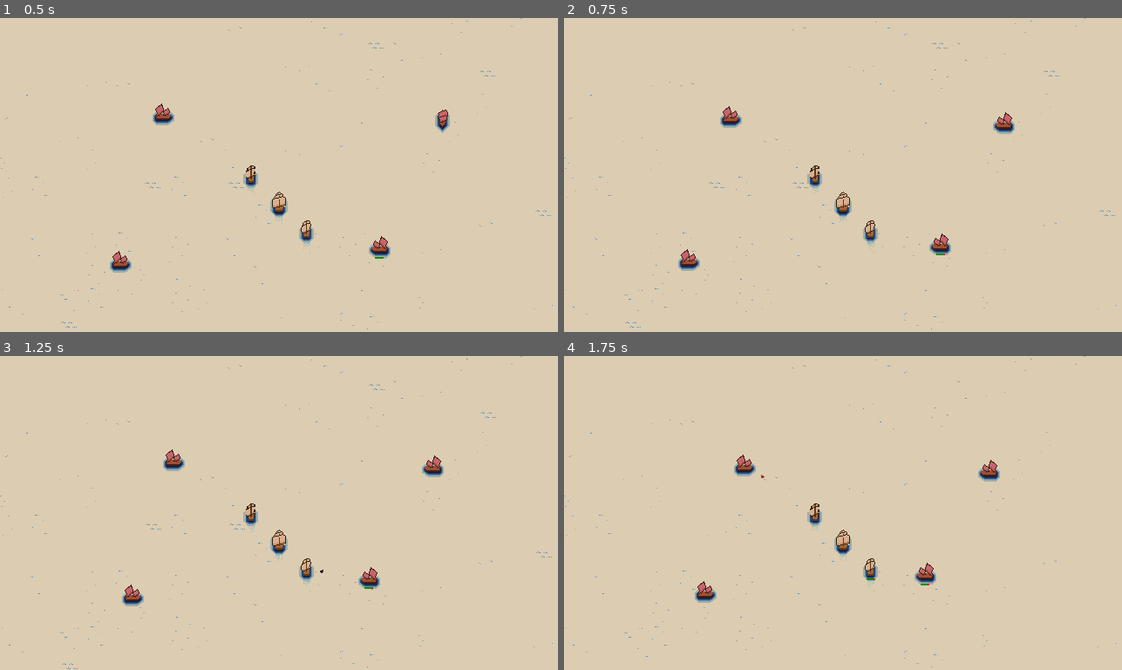
Above: before the commit, frames 1-4 (two rows, left to right).
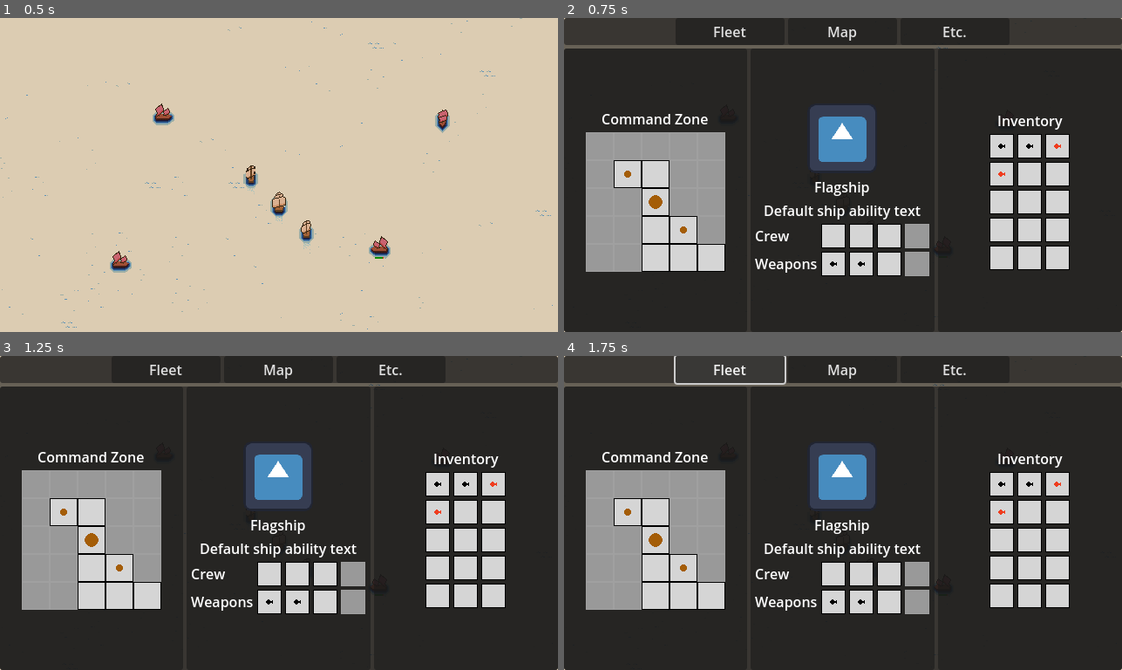
Above: after the commit, the same moments.

Repository: TDQ2/project-armada
Game: Godot game, scene res://scenes/world/world.tscn
Same seed, same stepped clock (60 frames per second), same inputs: the game is played once before the commit and once after it. The engine's default icon, where the game draws it, is replaced by a stand-in: a white triangle on a blue panel in a dark square.
Inputs (mouse positions are in pixels of both pictures, inside the frame that each line leads up to):
- Up to frame 1 (0.5 s): no input
- Up to frame 2 (0.75 s): move the mouse to (965, 159) at 0.52 s; hold F (fleet, bound only after the commit) from 0.53 s (still down)
- Up to frame 3 (1.25 s): keep holding F (fleet, bound only after the commit)
- Up to frame 4 (1.75 s): release F (fleet, bound only after the commit) at 1.25 s; click (731, 368) at 1.25 s, where only the run after the commit has a clickable "Fleet"

Frame 1 is identical in both runs. In frame 2, 100% of the frame differs, in the area x 0-100%, y 0-100%; in frame 3, 100%; in frame 4, 100%.

Commit message:
map basics

Diff:
--- a/project.godot
+++ b/project.godot
@@ -37,18 +37,6 @@
 
 [input]
 
-left={
-"deadzone": 0.2,
-"events": [Object(InputEventKey,"resource_local_to_scene":false,"resource_name":"","device":-1,"window_id":0,"alt_pressed":false,"shift_pressed":false,"ctrl_pressed":false,"meta_pressed":false,"pressed":false,"keycode":0,"physical_keycode":65,"key_label":0,"unicode":97,"location":0,"echo":false,"script":null)
-, Object(InputEventKey,"resource_local_to_scene":false,"resource_name":"","device":-1,"window_id":0,"alt_pressed":false,"shift_pressed":false,"ctrl_pressed":false,"meta_pressed":false,"pressed":false,"keycode":0,"physical_keycode":4194319,"key_label":0,"unicode":0,"location":0,"echo":false,"script":null)
-]
-}
-right={
-"deadzone": 0.2,
-"events": [Object(InputEventKey,"resource_local_to_scene":false,"resource_name":"","device":-1,"window_id":0,"alt_pressed":false,"shift_pressed":false,"ctrl_pressed":false,"meta_pressed":false,"pressed":false,"keycode":0,"physical_keycode":68,"key_label":0,"unicode":100,"location":0,"echo":false,"script":null)
-, Object(InputEventKey,"resource_local_to_scene":false,"resource_name":"","device":-1,"window_id":0,"alt_pressed":false,"shift_pressed":false,"ctrl_pressed":false,"meta_pressed":false,"pressed":false,"keycode":0,"physical_keycode":4194321,"key_label":0,"unicode":0,"location":0,"echo":false,"script":null)
-]
-}
 menu={
 "deadzone": 0.2,
 "events": [Object(InputEventKey,"resource_local_to_scene":false,"resource_name":"","device":-1,"window_id":0,"alt_press …(195 unchanged characters)…
@@ -57,6 +45,16 @@
 move_to={
 "deadzone": 0.2,
 "events": [Object(InputEventMouseButton,"resource_local_to_scene":false,"resource_name":"","device":-1,"window_id":0,"a …(258 unchanged characters)…
+]
+}
+map={
+"deadzone": 0.2,
+"events": [Object(InputEventKey,"resource_local_to_scene":false,"resource_name":"","device":-1,"window_id":0,"alt_pressed":false,"shift_pressed":false,"ctrl_pressed":false,"meta_pressed":false,"pressed":false,"keycode":0,"physical_keycode":77,"key_label":0,"unicode":109,"location":0,"echo":false,"script":null)
+]
+}
+fleet={
+"deadzone": 0.2,
+"events": [Object(InputEventKey,"resource_local_to_scene":false,"resource_name":"","device":-1,"window_id":0,"alt_pressed":false,"shift_pressed":false,"ctrl_pressed":false,"meta_pressed":false,"pressed":false,"keycode":0,"physical_keycode":70,"key_label":0,"unicode":102,"location":0,"echo":false,"script":null)
 ]
 }
 
--- a/scenes/ui/gameplay_ui.tscn
+++ b/scenes/ui/gameplay_ui.tscn
@@ -1,8 +1,9 @@
-[gd_scene load_steps=4 format=3 uid="uid://dptota7cno6we"]
+[gd_scene load_steps=5 format=3 uid="uid://dptota7cno6we"]
 
 [ext_resource type="PackedScene" uid="uid://b5w1bkvhl2j0a" path="res://scenes/ui/top_nav_panel.tscn" id="1_ewtaj"]
 [ext_resource type="Script" uid="uid://dk5tgevv2ryu6" path="res://scripts/ui/gameplay_ui.gd" id="1_soafi"]
 [ext_resource type="PackedScene" uid="uid://c0yb16mbfpmqf" path="res://scenes/ui/fleet_management/fleet_manager_ui.tscn" id="2_nk0qe"]
+[ext_resource type="PackedScene" uid="uid://dkqf3fl2uhoe0" path="res://scenes/ui/map/map_ui.tscn" id="4_gwdo8"]
 
 [node name="GameplayUI" type="PanelContainer"]
 process_mode = 3
@@ -22,6 +23,11 @@
 [node name="FleetManagerUI" parent="VBoxContainer" instance=ExtResource("2_nk0qe")]
 layout_mode = 2
 
+[node name="MapUI" parent="VBoxContainer" instance=ExtResource("4_gwdo8")]
+visible = false
+layout_mode = 2
+size_flags_vertical = 3
+
 [editable path="VBoxContainer/TopNavPanel"]
 [editable path="VBoxContainer/FleetManagerUI"]
 [editable path="VBoxContainer/FleetManagerUI/HBoxContainer/ShipDetailsPanel"]
--- /dev/null
+++ b/scenes/ui/map/map_ui.gd
@@ -0,0 +1,18 @@
+extends PanelContainer
+class_name MapUI
+
+@export var player_world_node: Node2D
+
+var _map_horizontal_scale := 16.0
+var _map_vertical_scale := 16.0
+
+@onready var player_icon: Sprite2D = $SubViewportContainer/SubViewport/Icons/PlayerIcon
+
+func setup(player_world_node_: Node2D) -> void:
+	player_world_node = player_world_node_
+
+func _process(_delta: float) -> void:
+	if player_world_node != null:
+		player_icon.global_position = Vector2(player_world_node.global_position.x / _map_horizontal_scale, player_world_node.global_position.y / _map_vertical_scale)
+
+	#todo move icon to player relative position in the world
--- a/scenes/ui/map/map_ui.tscn
+++ b/scenes/ui/map/map_ui.tscn
@@ -1,6 +1,10 @@
-[gd_scene load_steps=2 format=3 uid="uid://dkqf3fl2uhoe0"]
+[gd_scene load_steps=6 format=3 uid="uid://dkqf3fl2uhoe0"]
 
+[ext_resource type="Script" uid="uid://d1x1ttbg4da5l" path="res://scenes/ui/map/map_ui.gd" id="1_0u83b"]
 [ext_resource type="Texture2D" uid="uid://i6k3706bamf3" path="res://textures/temp/temp_map_background.png" id="1_xavi5"]
+[ext_resource type="Texture2D" uid="uid://b73fw0hll0bqp" path="res://textures/icons/ship_map_icon.png" id="2_s82v8"]
+[ext_resource type="Texture2D" uid="uid://nl0atipur1bs" path="res://textures/temp/spike.png" id="3_di66v"]
+[ext_resource type="Texture2D" uid="uid://dkxlgjum3hsca" path="res://textures/weapons/cannonball_ph.png" id="5_idcp2"]
 
 [node name="MapUI" type="PanelContainer"]
 anchors_preset = 15
@@ -8,6 +12,7 @@
 anchor_bottom = 1.0
 grow_horizontal = 2
 grow_vertical = 2
+script = ExtResource("1_0u83b")
 
 [node name="SubViewportContainer" type="SubViewportContainer" parent="."]
 layout_mode = 2
@@ -19,6 +24,36 @@
 render_target_update_mode = 4
 
 [node name="Camera2D" type="Camera2D" parent="SubViewportContainer/SubViewport"]
+position = Vector2(-5, 32)
 
-[node name="Sprite2D" type="Sprite2D" parent="SubViewportContainer/SubViewport"]
+[node name="Background" type="Sprite2D" parent="SubViewportContainer/SubViewport"]
+position = Vector2(-3, -2)
 texture = ExtResource("1_xavi5")
+
+[node name="Icons" type="Node2D" parent="SubViewportContainer/SubViewport"]
+
+[node name="PlayerIcon" type="Sprite2D" parent="SubViewportContainer/SubViewport/Icons"]
+texture = ExtResource("2_s82v8")
+
+[node name="tempRefIcon" type="Sprite2D" parent="SubViewportContainer/SubViewport/Icons"]
+position = Vector2(24, 28)
+texture = ExtResource("3_di66v")
+
+[node name="tempRefIcon2" type="Sprite2D" parent="SubViewportContainer/SubViewport/Icons"]
+position = Vector2(-54, -17)
+texture = ExtResource("3_di66v")
+
+[node name="tempRefIcon3" type="Sprite2D" parent="SubViewportContainer/SubViewport/Icons"]
+position = Vector2(-96, 83)
+texture = ExtResource("3_di66v")
+
+[node name="tempRefIcon4" type="Sprite2D" parent="SubViewportContainer/SubViewport/Icons"]
+position = Vector2(64, -113)
+texture = ExtResource("3_di66v")
+
+[node name="tempRefIcon5" type="Sprite2D" parent="SubViewportContainer/SubViewport/Icons"]
+position = Vector2(120, 119)
+texture = ExtResource("3_di66v")
+
+[node name="tempCenter" type="Sprite2D" parent="SubViewportContainer/SubViewport/Icons"]
+texture = ExtResource("5_idcp2")
--- /dev/null
+++ b/scenes/ui/top_nav_panel.gd
@@ -0,0 +1,20 @@
+extends PanelContainer
+class_name TopNavPanel
+
+signal map_button_pressed
+signal fleet_button_pressed
+
+@onready var map_button: Button = $ButtonsContainer/MapButton
+@onready var fleet_button: Button = $ButtonsContainer/FleetButton
+
+func _ready() -> void:
+	map_button.pressed.connect(_emit_map_button_pressed)
+	fleet_button.pressed.connect(_emit_fleet_button_pressed)
+
+func _emit_map_button_pressed() -> void:
+	print("map button pressed")
+	map_button_pressed.emit()
+
+func _emit_fleet_button_pressed() -> void:
+	print("fleet button pressed")
+	fleet_button_pressed.emit()
--- a/scenes/ui/top_nav_panel.tscn
+++ b/scenes/ui/top_nav_panel.tscn
@@ -1,9 +1,12 @@
-[gd_scene format=3 uid="uid://b5w1bkvhl2j0a"]
+[gd_scene load_steps=2 format=3 uid="uid://b5w1bkvhl2j0a"]
+
+[ext_resource type="Script" uid="uid://f08paq6grpvq" path="res://scenes/ui/top_nav_panel.gd" id="1_cjuig"]
 
 [node name="TopNavPanel" type="PanelContainer"]
 anchors_preset = 10
 anchor_right = 1.0
 grow_horizontal = 2
+script = ExtResource("1_cjuig")
 
 [node name="ButtonsContainer" type="HBoxContainer" parent="."]
 layout_mode = 2
--- a/scenes/world/world.tscn
+++ b/scenes/world/world.tscn
@@ -166,3 +166,7 @@
 visible = false
 
 [editable path="Armada"]
+[editable path="CanvasLayer/GameplayUI"]
+[editable path="CanvasLayer/GameplayUI/VBoxContainer/TopNavPanel"]
+[editable path="CanvasLayer/GameplayUI/VBoxContainer/FleetManagerUI"]
+[editable path="CanvasLayer/GameplayUI/VBoxContainer/FleetManagerUI/HBoxContainer/ShipDetailsPanel"]
--- a/scripts/ui/gameplay_ui.gd
+++ b/scripts/ui/gameplay_ui.gd
@@ -1,15 +1,49 @@
 extends PanelContainer
+
+@onready var fleet_manager_ui: PanelContainer = $VBoxContainer/FleetManagerUI
+@onready var map_ui: PanelContainer = $VBoxContainer/MapUI
+@onready var top_nav_panel: TopNavPanel = $VBoxContainer/TopNavPanel
+
+func _ready() -> void:
+	top_nav_panel.fleet_button_pressed.connect(_show_fleet_manager)
+	top_nav_panel.map_button_pressed.connect(_show_map)
 
 func _input(event: InputEvent) -> void:
 	if event.is_action_pressed("menu"):
-		if not visible:
-			#TODO: there is probably a better place to put this check
-			#print("about to open menu. selected is ", str(State.run_state.selected_cz_coords.row), str(State.run_state.selected_cz_coords.col))
-			if !State.run_state.selected_cz_coords:
-				print("selecting flagship")
-				Commands.select_flagship()
-			show()
-			get_tree().paused = true
+		_toggle_gameplay_ui()
+	if event.is_action_pressed("map"):
+		if visible and map_ui.visible:
+			_toggle_gameplay_ui()
+		elif visible and not map_ui.visible:
+			_show_map()
 		else:
-			hide()
-			get_tree().paused = false
+			_show_map()
+			_toggle_gameplay_ui()
+	if event.is_action_pressed("fleet"):
+		if visible and fleet_manager_ui.visible:
+			_toggle_gameplay_ui()
+		elif visible and not fleet_manager_ui.visible:
+			_show_fleet_manager()
+		else:
+			_show_fleet_manager()
+			_toggle_gameplay_ui()
+
+
+func _toggle_gameplay_ui() -> void:
+	if not visible:
+		#TODO: there is probably a better place to put this check
+		if !State.run_state.selected_cz_coords:
+			Commands.select_flagship()
+		show()
+		get_tree().paused = true
+	else:
+		hide()
+		get_tree().paused = false
+
+func _show_map() -> void:
+	map_ui.show()
+	fleet_manager_ui.hide()
+
+func _show_fleet_manager() -> void:
+	fleet_manager_ui.show()
+	map_ui.hide()
--- a/scripts/world.gd
+++ b/scripts/world.gd
@@ -1,10 +1,13 @@
 extends Node2D
 
 @onready var projectiles_container := $Projectiles
+@onready var map_ui: MapUI = $CanvasLayer/GameplayUI/VBoxContainer/MapUI
+@onready var armada: Node2D = $Armada
 
 func _ready() -> void:
 	WorldEvents.player_weapon_fired.connect(_handle_player_weapon_fired)
 	WorldEvents.enemy_weapon_fired.connect(_handle_enemy_weapon_fired)
+	map_ui.setup(armada)
 
 func _handle_player_weapon_fired(player_projectile_type: Data.PlayerProjectileType, pos: Vector2, direction: Vector2, on_hit: OnHitComponent) -> void:
 	#print("player_weapon_fired in world")
Not shown, added: scenes/ui/map/map_ui.gd.uid
Not shown, added: scenes/ui/top_nav_panel.gd.uid
Binary file added: textures/icons/ship_map_icon.png
Not shown, added: textures/icons/ship_map_icon.png.import
